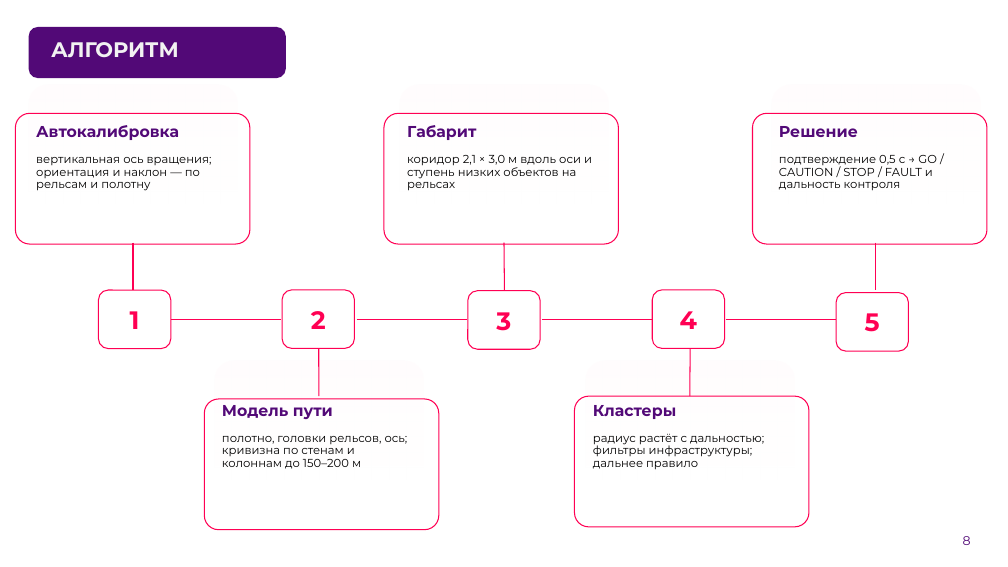
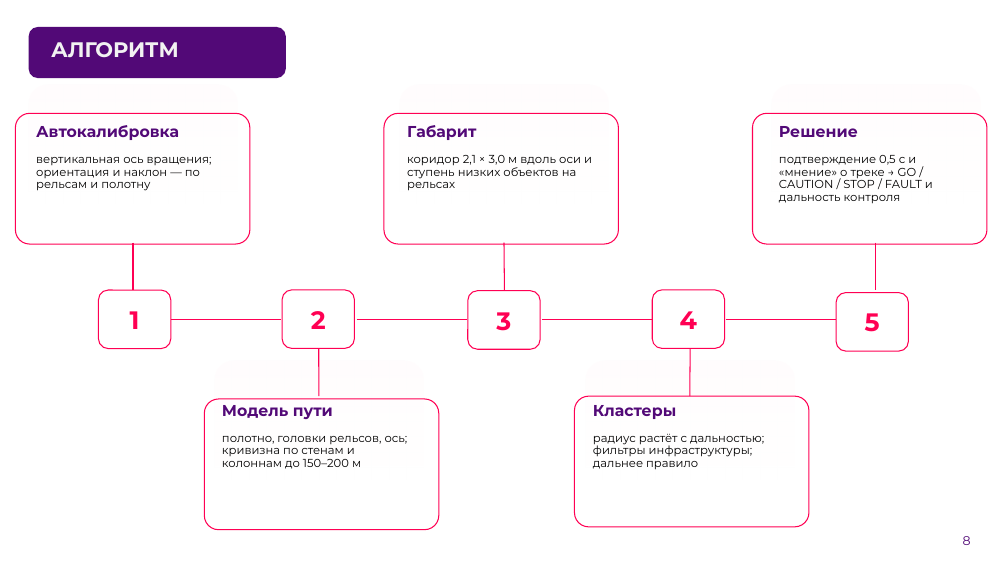
Before and after one commit to pmixay/ReSense, a slide deck: slide 8 of docs/presentation/ReSense_LCT2026.pptx. Drawn at 1008x567 pixels with LibreOffice and Linux fonts; fonts in the diff are those of the drawing; background and template pictures are left out. Boxes give left, top, right and bottom in pixels: in the first picture for what was removed or moved away, otherwise in the second. Text is boxed around its words. In the diff, an @@ line names an element or a change of style, - is before the commit and + after.

```diff
--- a/docs/presentation/ReSense_LCT2026.pptx
+++ b/docs/presentation/ReSense_LCT2026.pptx
@@ text at bbox=[779, 155, 933, 204]: text changed @@
-подтверждение 0,5 с → GO / CAUTION / STOP / FAULT и дальность контроля
+подтверждение 0,5 с и «мнение» о треке → GO / CAUTION / STOP / FAULT и дальность контроля
```
Also in this commit, not shown: 8 other slides changed, 17 other files.
